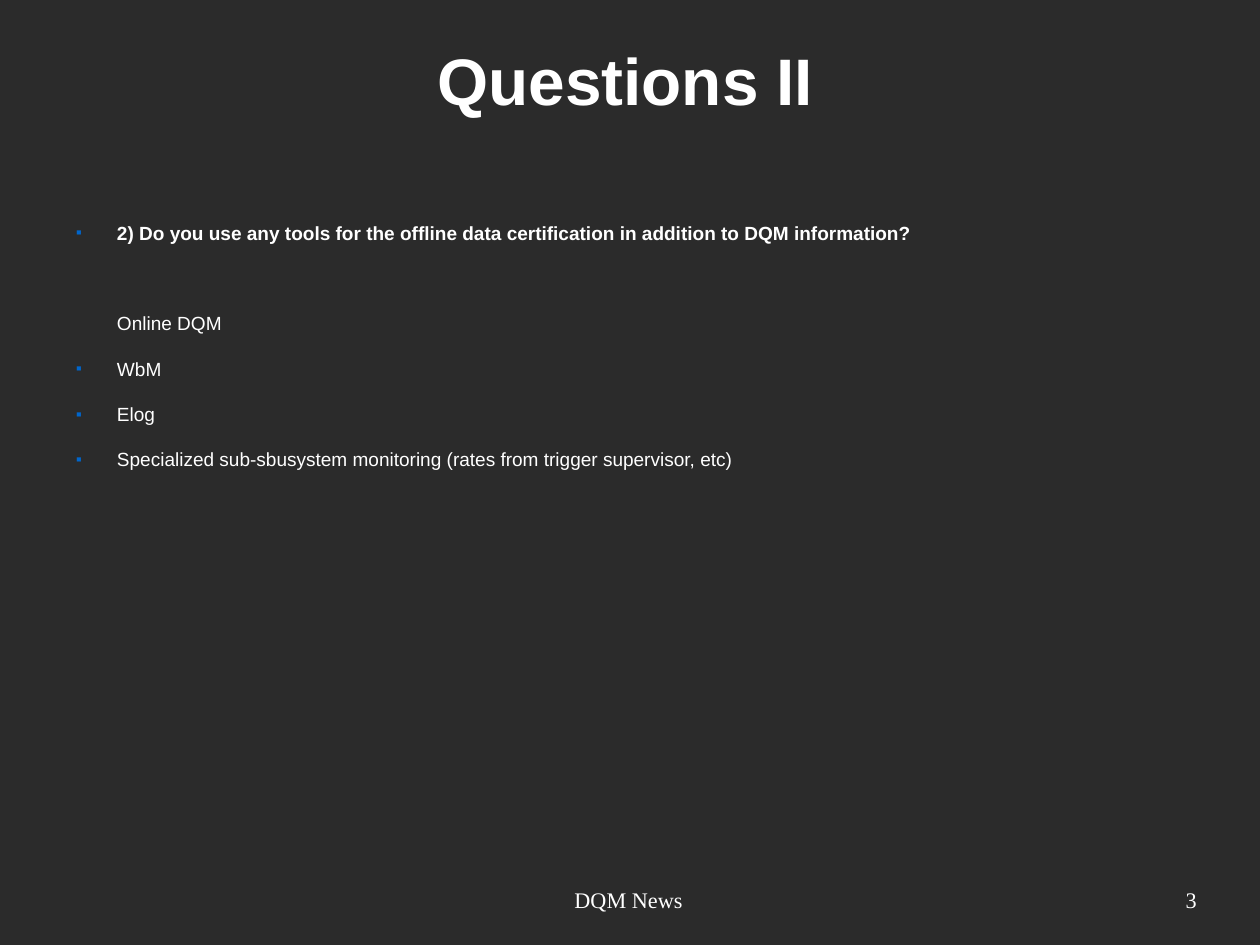
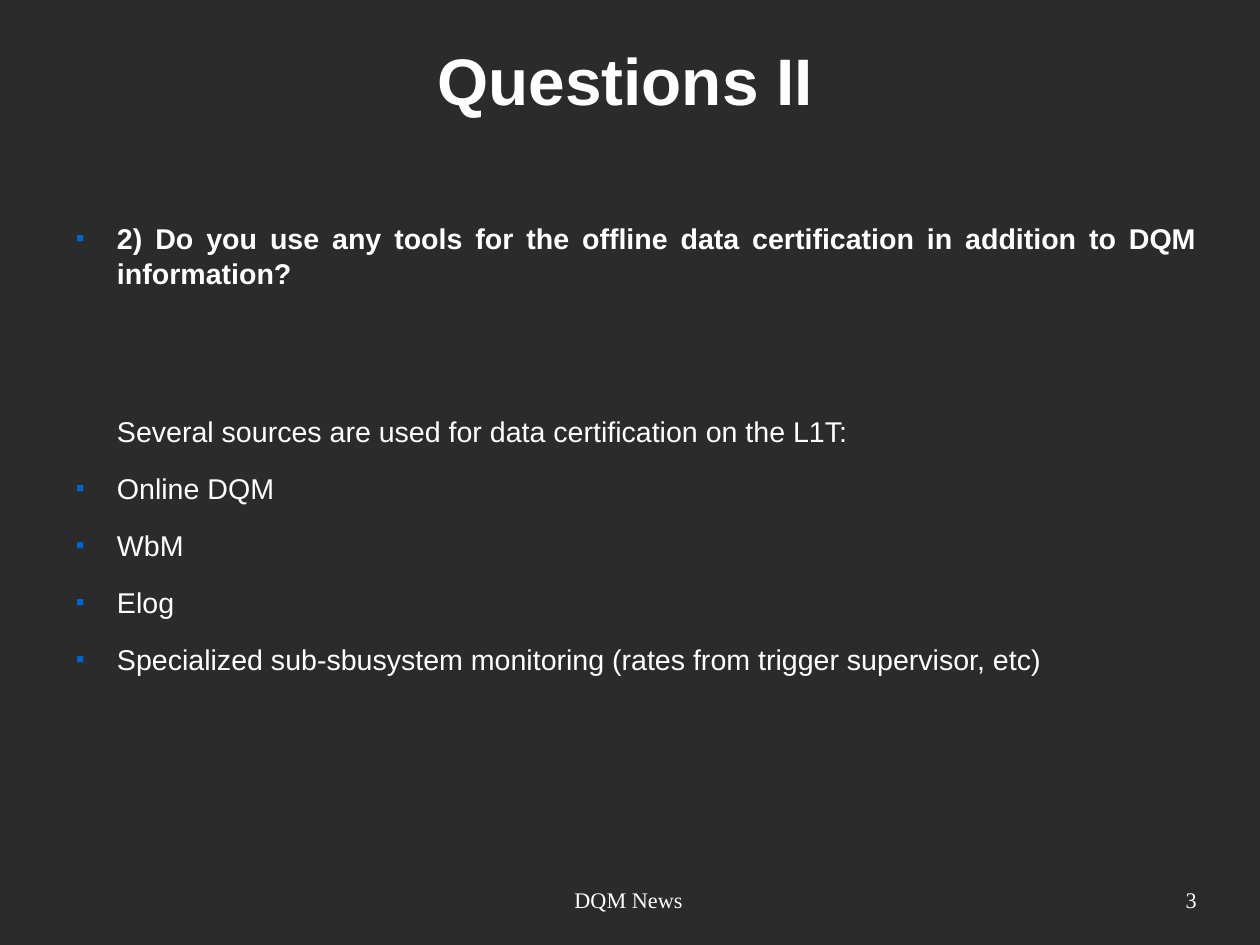
Before and after one commit to joaopela/WorkPresentations, a slide deck: slide 3 of cms/DQM_Meeting/2013-10-01/2013-10-01_DQMMeeting_JPela.odp. Drawn at 1260x945 pixels with LibreOffice and Linux fonts; fonts in the diff are those of the drawing; background and template pictures are left out; a plain dark background stands for a picture behind light text. Boxes give left, top, right and bottom in pixels: in the first picture for what was removed or moved away, otherwise in the second. Text is boxed around its words. In the diff, an @@ line names an element or a change of style, - is before the commit and + after.

```diff
--- a/cms/DQM_Meeting/2013-10-01/2013-10-01_DQMMeeting_JPela.odp
+++ b/cms/DQM_Meeting/2013-10-01/2013-10-01_DQMMeeting_JPela.odp
@@ text at (x1=117, y1=228, x2=1196, y2=675): size 12 to 18 pt in "2) Do you use any tools for ...", "Online DQM", "WbM", "Elog" and 1 more places; bullet none to ■ @@
@@ text at (x1=117, y1=421, x2=847, y2=443): paragraph added @@
+Several sources are used for data certification on the L1T:
```
Also in this commit, not shown: 4 other slides changed, 1 other file.
